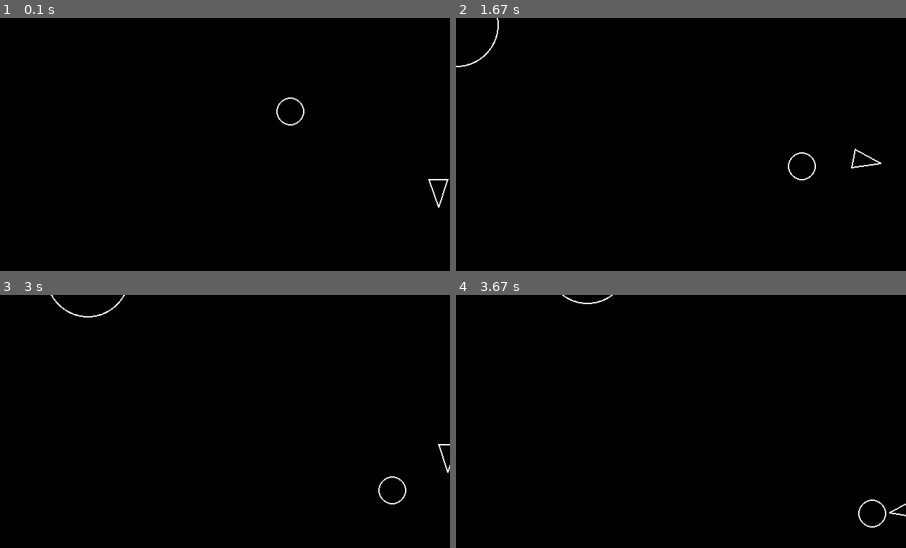
Above: before the commit, frames 1-4 (two rows, left to right).
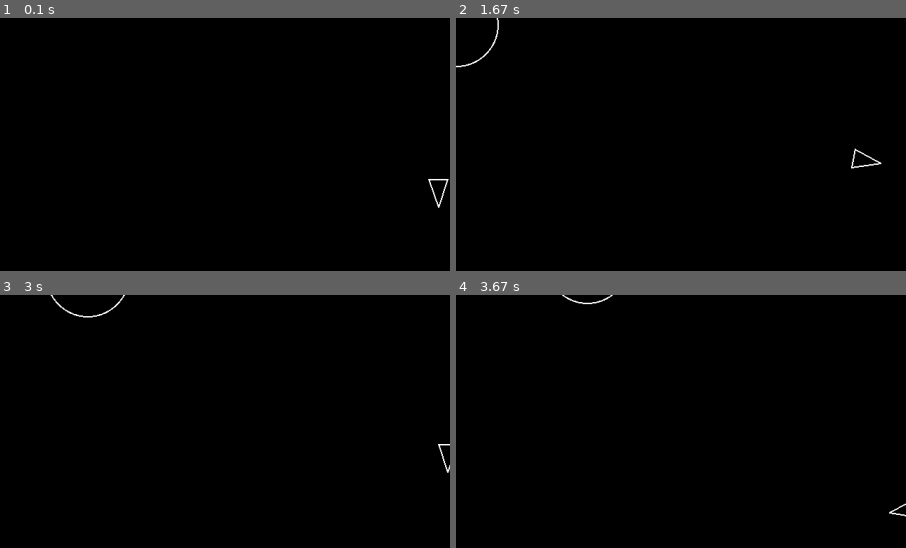
Above: after the commit, the same moments.

Repository: jelars77/asteroids
Game: pygame game, started from main.py
Two runs of this game, one before a commit and one after it. Both use one fixed random seed, a clock stepped at 60 frames per second and the inputs below.
Inputs:
- Up to frame 1 (0.1 s): no input
- Up to frame 2 (1.67 s): hold D 0.33-0.8 s; hold W 0.83-1.13 s; hold D 1.17-1.63 s
- Up to frame 3 (3 s): hold A 1.67-2.2 s; hold S 2.23-2.53 s; hold A 2.57-2.97 s
- Up to frame 4 (3.67 s): hold W 3-3.37 s; hold D from 3.4 s (still down)
The pictures show only the part of the screen within x 1-51%, y 15-65%; the shares and areas given below are measured in that part.

The runs differ from the first frame. In frame 1, 0.2% of the frame differs, in the area x 61-68%, y 31-43%; in frame 2, 0.2%; in frame 3, 0.2%; in frame 4, 0.2%, in the area x 89-96%, y 80-93%.

Commit message:
Cleaned up code for readability and added collision to the game

Diff:
--- a/asteroid.py
+++ b/asteroid.py
@@ -1,18 +1,15 @@
 import pygame
+import random
+from constants import *
 from circleshape import CircleShape
 
+
 class Asteroid(CircleShape):
-    def __init__(self, x, y, radius, velocity):
-        super().__init__(x, y, radius)  # Optionally call parent constructor
-        self.x = x
-        self.y = y
-        self.radius = radius
-        self.velocity = pygame.Vector2(velocity)  # Initialize velocity as a vector
+    def __init__(self, x, y, radius):
+        super().__init__(x, y, radius)
 
-    def draw(self, surface):
-        pygame.draw.circle(surface, (255, 255, 255), (self.x, self.y), self.radius, 2)
+    def draw(self, screen):
+        pygame.draw.circle(screen, "white", self.position, self.radius, 2)
 
     def update(self, dt):
-        # Adjust the position based on velocity and delta time (dt)
-        self.x += self.velocity.x * dt
-        self.y += self.velocity.y * dt
+        self.position += self.velocity * dt
--- a/asteroidfield.py
+++ b/asteroidfield.py
@@ -28,20 +28,13 @@
         ],
     ]
 
-    def __init__(self, updatable, drawable, asteroids_group):
-        pygame.sprite.Sprite.__init__(self)
+    def __init__(self):
+        pygame.sprite.Sprite.__init__(self, self.containers)
         self.spawn_timer = 0.0
-        self.updatable = updatable
-        self.drawable = drawable
-        self.asteroids_group = asteroids_group
-
 
     def spawn(self, radius, position, velocity):
-        asteroid = Asteroid(position.x, position.y, radius, velocity)
+        asteroid = Asteroid(position.x, position.y, radius)
         asteroid.velocity = velocity
-        self.updatable.add(asteroid)
-        self.drawable.add(asteroid)
-        self.asteroids_group.add(asteroid)
 
     def update(self, dt):
         self.spawn_timer += dt
--- a/circleshape.py
+++ b/circleshape.py
@@ -3,7 +3,6 @@
 # Base class for game objects
 class CircleShape(pygame.sprite.Sprite):
     def __init__(self, x, y, radius):
-        # we will be using this later
         if hasattr(self, "containers"):
             super().__init__(self.containers)
         else:
@@ -20,3 +19,12 @@
     def update(self, dt):
         # sub-classes must override
         pass
+
+    #  def check_collision(self, other_circle):
+    #     distance =self.position.distance_to(other_circle.position)
+    #     if distance < (self.radius + other_circle.radius):
+    #         return True
+    #     return False
+
+    def collides_with(self, other_cirlce):
+        return self.position.distance_to(other_cirlce.position) <= self.radius + other_cirlce.radius
--- a/main.py
+++ b/main.py
@@ -1,47 +1,51 @@
+import sys
 import pygame
 from constants import *
 from player import Player
 from asteroid import Asteroid
 from asteroidfield import AsteroidField
 
+
 def main():
     pygame.init()
+    screen = pygame.display.set_mode((SCREEN_WIDTH, SCREEN_HEIGHT))
     clock = pygame.time.Clock()
-    print("Starting asteroids!")
-    screen = pygame.display.set_mode((SCREEN_WIDTH, SCREEN_HEIGHT))
 
     updatable = pygame.sprite.Group()
     drawable = pygame.sprite.Group()
-    asteroids_group = pygame.sprite.Group()
-    asteroid_field = AsteroidField(updatable, drawable, asteroids_group)
-    updatable.add(asteroid_field)
+    asteroids = pygame.sprite.Group()
+
+    Asteroid.containers = (asteroids, updatable, drawable)
+    AsteroidField.containers = updatable
+    asteroid_field = AsteroidField()
+
     Player.containers = (updatable, drawable)
 
-    player = Player(SCREEN_WIDTH / 2, SCREEN_HEIGHT / 2, PLAYER_RADIUS)
-
-    initial_velocity = pygame.Vector2(50, 50)
-
-    # Create the asteroid with the initial velocity
-    asteroid = Asteroid(SCREEN_WIDTH / 3, SCREEN_HEIGHT / 3, 20, initial_velocity)
-
-    # Add the asteroid to the respective groups
-    asteroids_group.add(asteroid)
-    updatable.add(asteroid)
-    drawable.add(asteroid)
+    player = Player(SCREEN_WIDTH / 2, SCREEN_HEIGHT / 2)
 
     dt = 0
 
-    running = True
-    while running:
+    while True:
         for event in pygame.event.get():
             if event.type == pygame.QUIT:
-                running = False
+                return
 
-        screen.fill((0, 0, 0))
-        updatable.update(dt)
-        for sprite in drawable:
-            sprite.draw(screen)
+        for obj in updatable:
+            obj.update(dt)
+
+        for asteroid in asteroids:
+            if asteroid.collides_with(player):
+                print("Game over!")
+                sys.exit()
+
+        screen.fill("black")
+
+        for obj in drawable:
+            obj.draw(screen)
+
         pygame.display.flip()
+
+        # limit the framerate to 60 FPS
         dt = clock.tick(60) / 1000
 
 
--- a/player.py
+++ b/player.py
@@ -1,38 +1,17 @@
-from circleshape import *
-from constants import PLAYER_TURN_SPEED
-from constants import PLAYER_SPEED
+import pygame
+from constants import *
+from circleshape import CircleShape
+
 
 class Player(CircleShape):
-    def __init__(self, x, y, radius):
-        super().__init__(x, y, radius)
-        self.__class__.containers[0].add(self)  # adds to 'updatable'
-        self.__class__.containers[1].add(self)  # adds to 'drawable'
+    def __init__(self, x, y):
+        super().__init__(x, y, PLAYER_RADIUS)
         self.position = pygame.Vector2(x, y)
+        self.radius = PLAYER_RADIUS
         self.rotation = 0
-        self.image = pygame.Surface((2 * radius, 2 * radius), pygame.SRCALPHA)  # Transparent surface
-        self.rect = self.image.get_rect(center=(x, y))
 
-    def rotate(self, dt):
-        self.rotation += PLAYER_TURN_SPEED * dt
-
-    def movement(self, dt):
-        forward = pygame.Vector2(0, 1).rotate(self.rotation)
-        self.position += forward * PLAYER_SPEED * dt
-
-
-    def update(self, dt):
-        keys = pygame.key.get_pressed()
-
-        if keys[pygame.K_a]:
-            self.rotate(dt * -1)
-        if keys[pygame.K_d]:
-            self.rotate(dt)
-        if keys[pygame.K_w]:
-            self.movement(dt)
-        if keys[pygame.K_s]:
-            self.movement(-dt)
-
-        self.rect.center = self.position
+    def draw(self, screen):
+        pygame.draw.polygon(screen, "white", self.triangle(), 2)
 
     def triangle(self):
         forward = pygame.Vector2(0, 1).rotate(self.rotation)
@@ -42,5 +21,21 @@
         c = self.position - forward * self.radius + right
         return [a, b, c]
 
-    def draw(self, screen):
-        pygame.draw.polygon(screen, "white", self.triangle(), 2)
+    def update(self, dt):
+        keys = pygame.key.get_pressed()
+
+        if keys[pygame.K_w]:
+            self.move(dt)
+        if keys[pygame.K_s]:
+            self.move(-dt)
+        if keys[pygame.K_a]:
+            self.rotate(-dt)
+        if keys[pygame.K_d]:
+            self.rotate(dt)
+
+    def rotate(self, dt):
+        self.rotation += PLAYER_TURN_SPEED * dt
+
+    def move(self, dt):
+        forward = pygame.Vector2(0, 1).rotate(self.rotation)
+        self.position += forward * PLAYER_SPEED * dt
